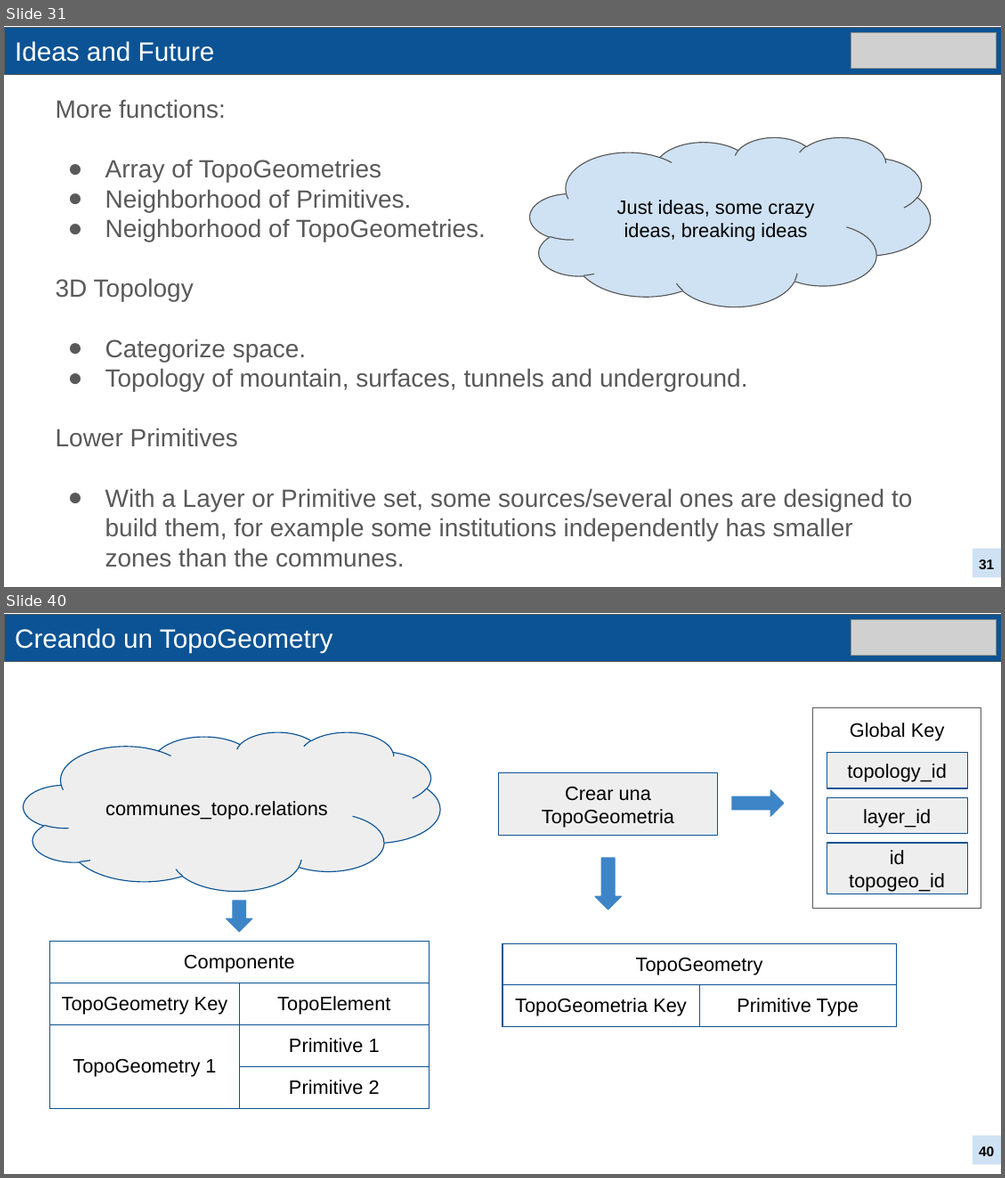
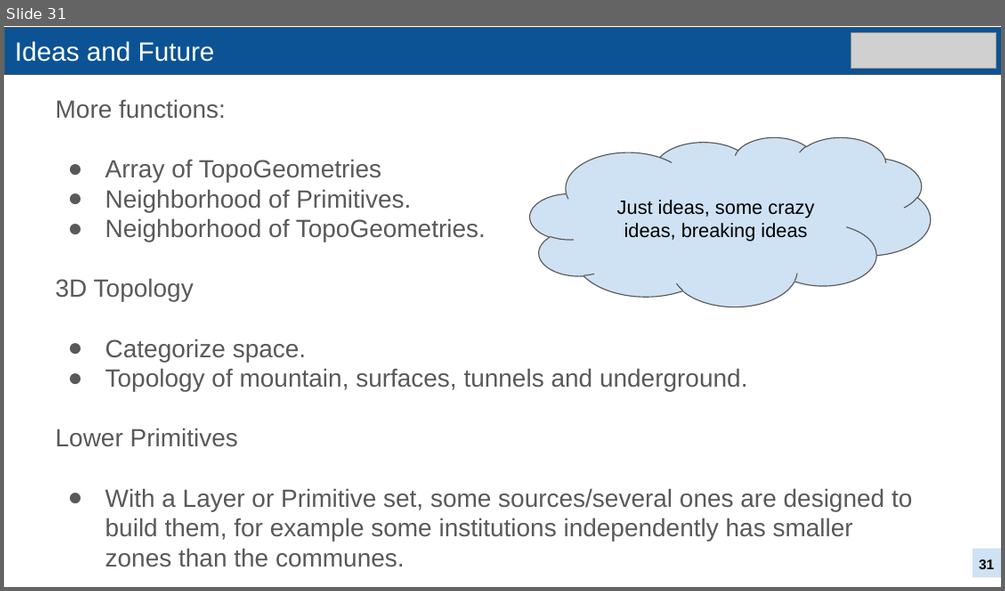
Before and after one commit to CIT-UAI/postgis_topology, a slide deck: Talk Presentation.pptx. Shown one above the other, each under a label of ours: slides 31 and 40 before the commit, slide 31 after it; the slides between them are not shown. The pictures are 1005x1178 and 1005x591 pixels, drawn with LibreOffice and Linux fonts; fonts in the diff are those of the drawing; grey boxes stand for pictures. Boxes give left, top, right and bottom in pixels: in the first picture for what was removed or moved away, otherwise in the second. Text is boxed around its words. In the diff, an @@ line names an element or a change of style, - is before the commit and + after.

Commit message:
update ppt

```diff
--- a/Talk Presentation.pptx
+++ b/Talk Presentation.pptx
@@ slide 40 removed at (4,613,1001,1174), background #FFFFFF @@
@@ rectangle removed at (5,615,1001,662) @@
@@ title removed at (15,628,333,653) @@
-Creando un TopoGeometry
@@ picture removed at (851,619,997,655) @@
@@ rectangle removed at (813,707,981,908) @@
-Global Key
@@ cloud removed at (24,731,441,890) @@
-communes_topo.relations
@@ rectangle removed at (826,753,967,788) @@
-topology_id
@@ rectangle removed at (499,773,718,836) @@
-Crear una TopoGeometria
@@ right arrow removed at (732,790,784,816) @@
@@ rectangle removed at (826,797,967,834) @@
-layer_id
@@ rectangle removed at (826,843,967,894) @@
-id
-topogeo_id
@@ right arrow removed at (595,857,621,909) @@
@@ right arrow removed at (226,900,251,932) @@
@@ table removed at (50,941,429,1174), 4 rows, 2 columns @@
-Componente | 
-TopoGeometry Key | TopoElement
-TopoGeometry 1 | Primitive 1
- | Primitive 2
@@ table removed at (502,943,898,1174), 2 rows, 2 columns @@
-TopoGeometry | 
-TopoGeometria Key | Primitive Type
@@ rectangle removed at (973,1135,1001,1164) @@
@@ page number removed at (979,1146,994,1156) @@
-40
```
Also in this commit, not shown: 14 other slides removed.
